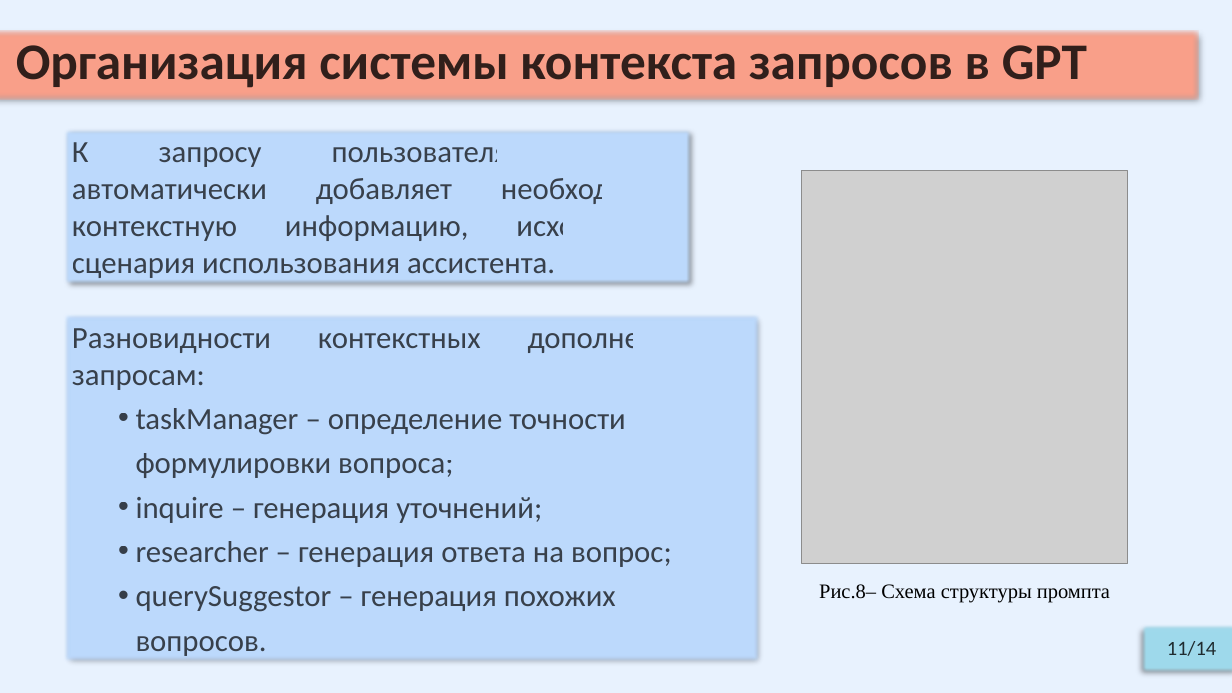
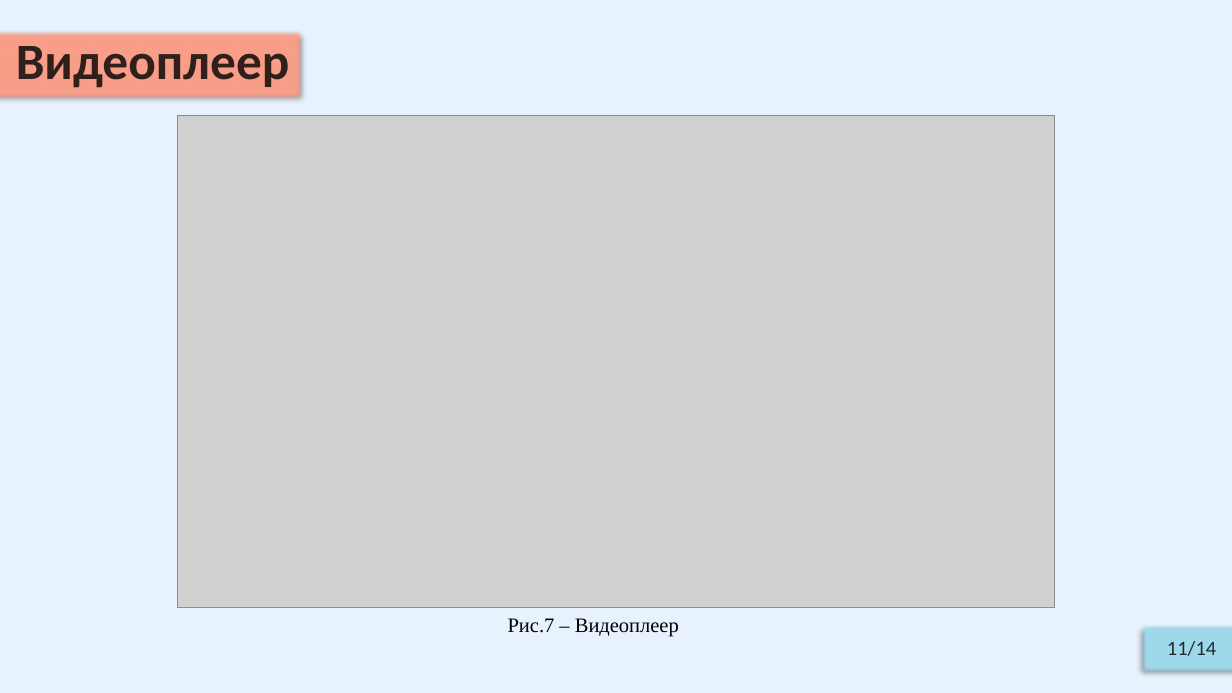
Before and after one commit to Relax-FM/Diploma, a slide deck: slide 11 of master/Diploma/presentation/OnyushevA_RK6-41M.pptx. Drawn at 1232x693 pixels with LibreOffice and Linux fonts; fonts in the diff are those of the drawing; grey boxes stand for pictures. Boxes give left, top, right and bottom in pixels: in the first picture for what was removed or moved away, otherwise in the second. Text is boxed around its words. In the diff, an @@ line names an element or a change of style, - is before the commit and + after.

Commit message:
ADD: presentation and rpz

```diff
--- a/master/Diploma/presentation/OnyushevA_RK6-41M.pptx
+++ b/master/Diploma/presentation/OnyushevA_RK6-41M.pptx
@@ subtitle "Видеоплеер": place and size @@
-subtitle "Видеоплеер" at (0,30,1199,100)
+subtitle "Видеоплеер" at (0,30,302,100)
@@ subtitle at (16,46,290,88): text changed @@
-Организация системы контекста запросов в GPT
+Видеоплеер
@@ picture added at (177,116,1055,608) @@
@@ rectangle removed at (63,128,693,287) @@
-К запросу пользователя система автоматически добавляет необходимую контекстную информацию, исходя из сценария использования ассистента.
@@ picture removed at (802,171,1128,564) @@
@@ rectangle removed at (63,313,761,663) @@
-Разновидности контекстных дополнений к запросам:
-  • taskManager – определение точности формулировки вопроса;
-  • inquire – генерация уточнений;
-  • researcher – генерация ответа на вопрос;
-  • querySuggestor – генерация похожих вопросов.
@@ text at (508,618,679,637): text changed @@
-Рис.8– Схема структуры промпта
+Рис.7 – Видеоплеер
```
Also in this commit, not shown: 8 other slides changed, 4 slides added, 4 slides removed, 6 other files.
